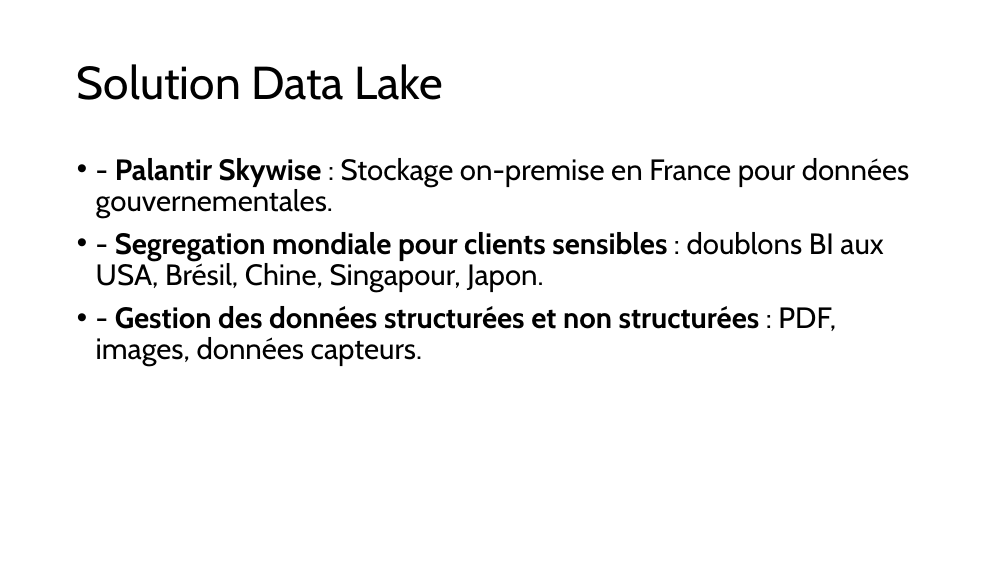
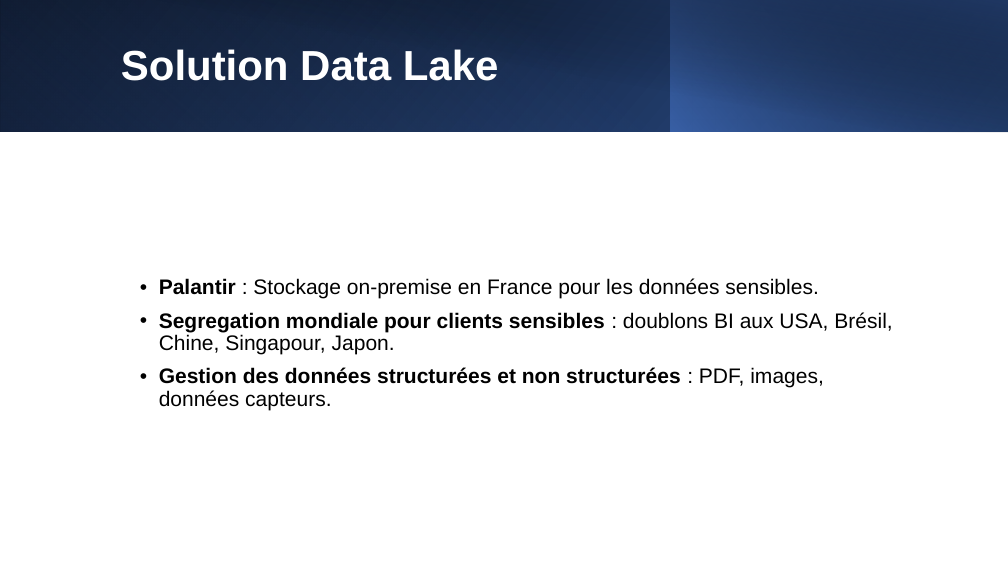
Before and after one commit to obenmaha/Download, a slide deck: slide 8 of Trame cahier des charges.pptx (slide 3 before the commit). Drawn at 1008x567 pixels with LibreOffice and Linux fonts; fonts in the diff are those of the drawing. Boxes give left, top, right and bottom in pixels: in the first picture for what was removed or moved away, otherwise in the second. Text is boxed around its words. In the diff, an @@ line names an element or a change of style, - is before the commit and + after.

```diff
--- a/Trame cahier des charges.pptx
+++ b/Trame cahier des charges.pptx
@@ rectangle added at (0, 0, 1008, 132), fill gradient #000000 to #2F5597 @@
@@ rectangle added at (0, 0, 671, 132), fill gradient #4472C4 to #203864 @@
@@ rectangle added at (38, 0, 1008, 132), fill gradient #000000 to #203864 @@
@@ title "Solution Data Lake": place and size @@
-title "Solution Data Lake" at (77, 64, 443, 100)
+title "Solution Data Lake" at (121, 49, 499, 81)
@@ title "Solution Data Lake" at (121, 49, 499, 81): size 44 to 40 pt, font Cabin to Arial, text colour #000000 to #FFFFFF, bold on @@
@@ rectangle added at (671, 0, 1008, 132), fill gradient #4472C4 to #000000 @@
@@ text "Palantir : Stockage on-premise en ..." at (159, 278, 892, 411): vertical alignment top to middle @@
@@ text at (159, 278, 892, 411): text changed; size 28 to 20 pt; font Cabin to Arial @@
-• - Palantir Skywise : Stockage on-premise en France pour données gouvernementales.
-• - Segregation mondiale pour clients sensibles : doublons BI aux USA, Brésil, Chine, Singapour, Japon.
-• - Gestion des données structurées et non structurées : PDF, images, données capteurs.
+• Palantir : Stockage on-premise en France pour les données sensibles.
+• Segregation mondiale pour clients sensibles : doublons BI aux USA, Brésil, Chine, Singapour, Japon.
+• Gestion des données structurées et non structurées : PDF, images, données capteurs.
```
Also in this commit, not shown: 6 other slides changed, 9 slides added, 2 slides removed, 1 other file.
